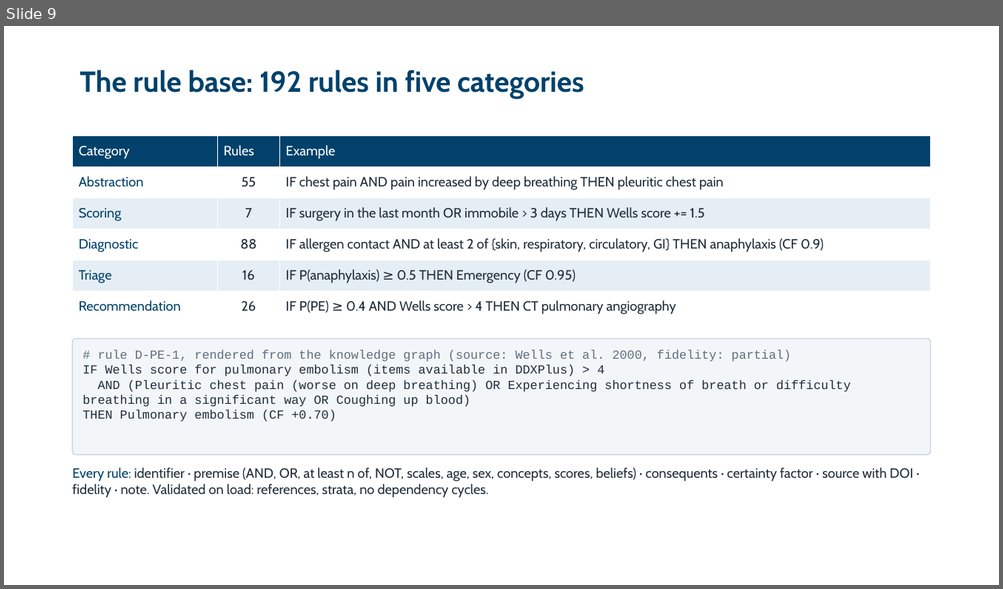
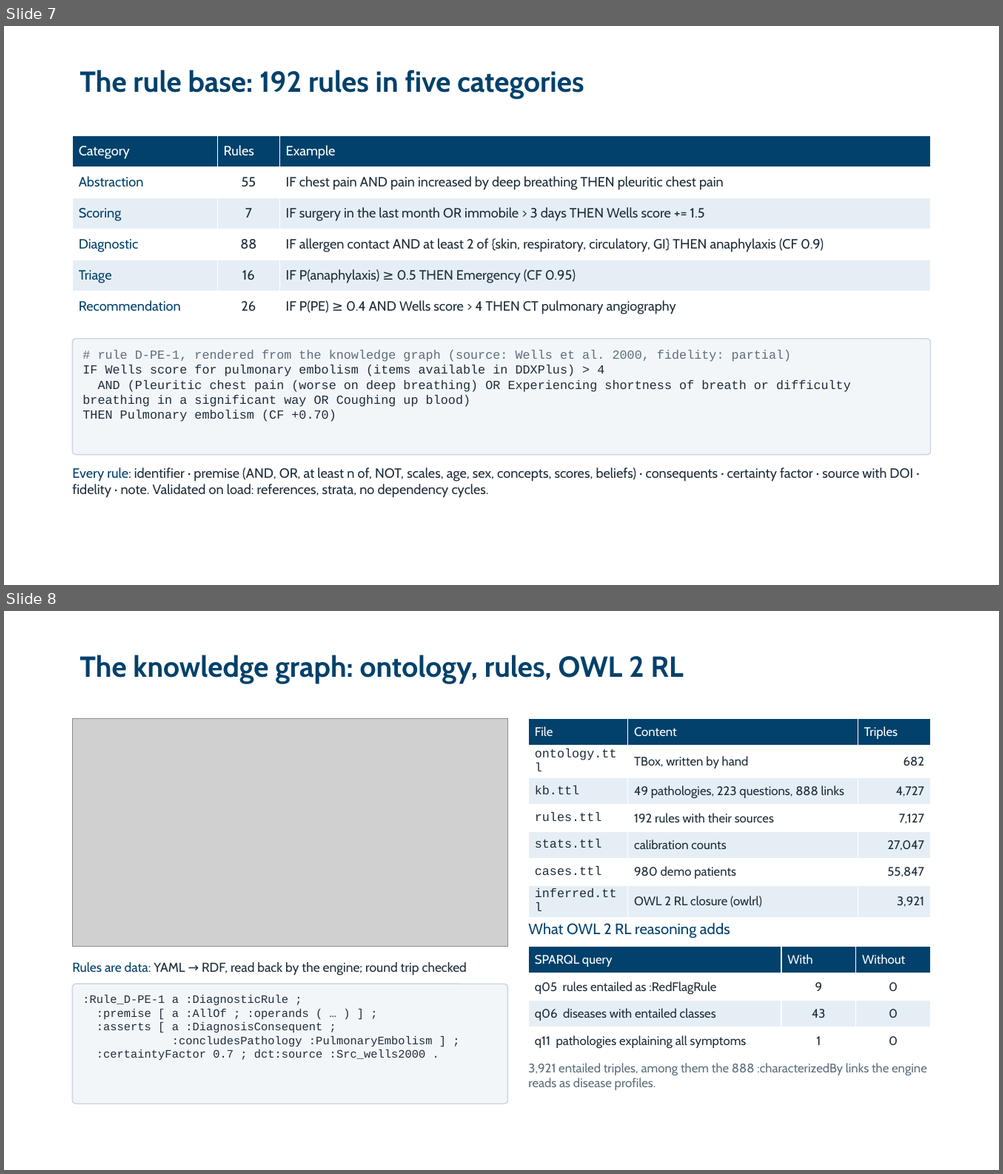
Before and after one commit to zidanarsyad/ddx-expert-system, a slide deck: docs/slides.pptx. Shown one above the other, each under a label of ours: slide 9 before the commit, slides 7 and 8 after it. The pictures are 1003x589 and 1003x1174 pixels, drawn with LibreOffice and Linux fonts; fonts in the diff are those of the drawing; grey boxes stand for pictures; background and template pictures are left out. Boxes give left, top, right and bottom in pixels: in the first picture for what was removed or moved away, otherwise in the second. Text is boxed around its words. In the diff, an @@ line names an element or a change of style, - is before the commit and + after.

```diff
--- a/docs/slides.pptx
+++ b/docs/slides.pptx
@@ slide 8 added at bbox=[4, 611, 999, 1170], background picture (left out) @@
@@ title added at bbox=[79, 655, 683, 684], 28 pt, text #01416B, bold @@
+The knowledge graph: ontology, rules, OWL 2 RL
@@ picture added at bbox=[73, 718, 508, 947] @@
@@ table added at bbox=[529, 718, 930, 911], 7 rows, 3 columns @@
+File | Content | Triples
+ontology.ttl | TBox, written by hand | 682
+kb.ttl | 49 pathologies, 223 questions, 888 links | 4,727
+rules.ttl | 192 rules with their sources | 7,127
+stats.ttl | calibration counts | 27,047
+cases.ttl | 980 demo patients | 55,847
+inferred.ttl | OWL 2 RL closure (owlrl) | 3,921
@@ text added at bbox=[528, 923, 730, 938], 14.5 pt, text #01416B @@
+What OWL 2 RL reasoning adds
@@ text added at bbox=[72, 963, 466, 975], 12.5 pt, text #1F2D3A @@
+Rules are data: YAML → RDF, read back by the engine; round trip checked
@@ table added at bbox=[529, 947, 930, 1054], 4 rows, 3 columns @@
+SPARQL query | With | Without
+q05 rules entailed as :RedFlagRule | 9 | 0
+q06 diseases with entailed classes | 43 | 0
+q11 pathologies explaining all symptoms | 1 | 0
@@ rounded rectangle added at bbox=[73, 984, 508, 1104], fill #F3F6F9, outline #C9D6E3 1 pt @@
@@ text added at bbox=[82, 995, 432, 1060], 11 pt, text #1F2D3A @@
+:Rule_D-PE-1 a :DiagnosticRule ;
+:premise [ a :AllOf ; :operands ( … ) ] ;
+:asserts [ a :DiagnosisConsequent ;
+:concludesPathology :PulmonaryEmbolism ] ;
+:certaintyFactor 0.7 ; dct:source :Src_wells2000 .
@@ text added at bbox=[528, 1063, 927, 1091], 12 pt, text #5E6E7E @@
+3,921 entailed triples, among them the 888 :characterizedBy links the engine reads as disease profiles.
@@ what was slide 9 is now slide 7 @@
```
Also in this commit, not shown: 5 slides changed, 10 slides removed, 7 other files.
